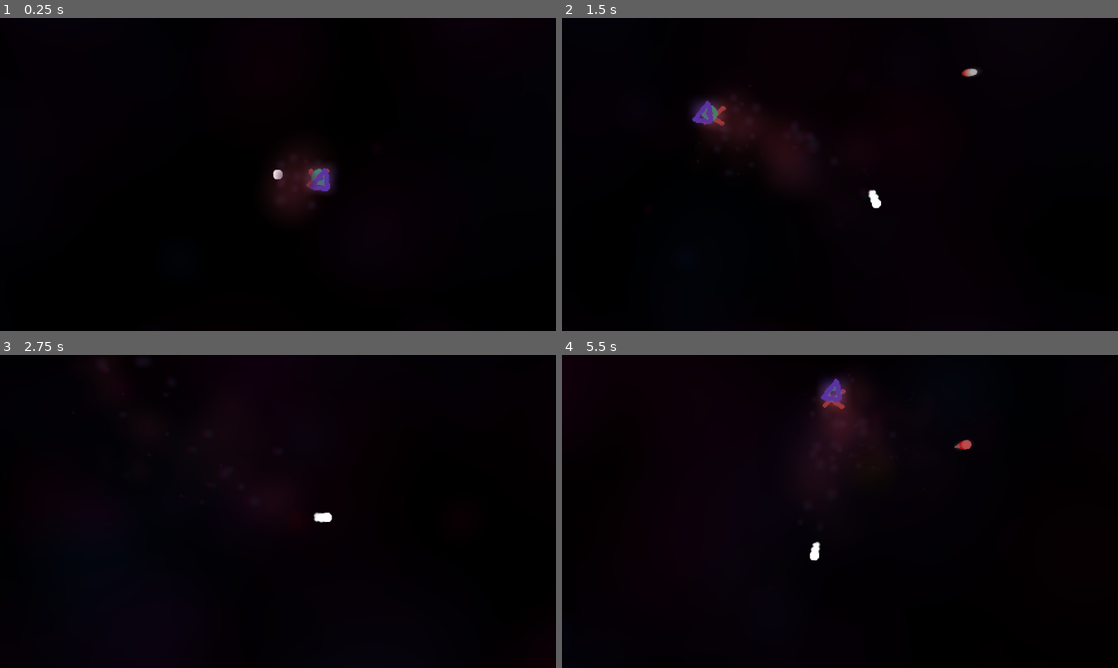
Above: before the commit, frames 1-4 (two rows, left to right).
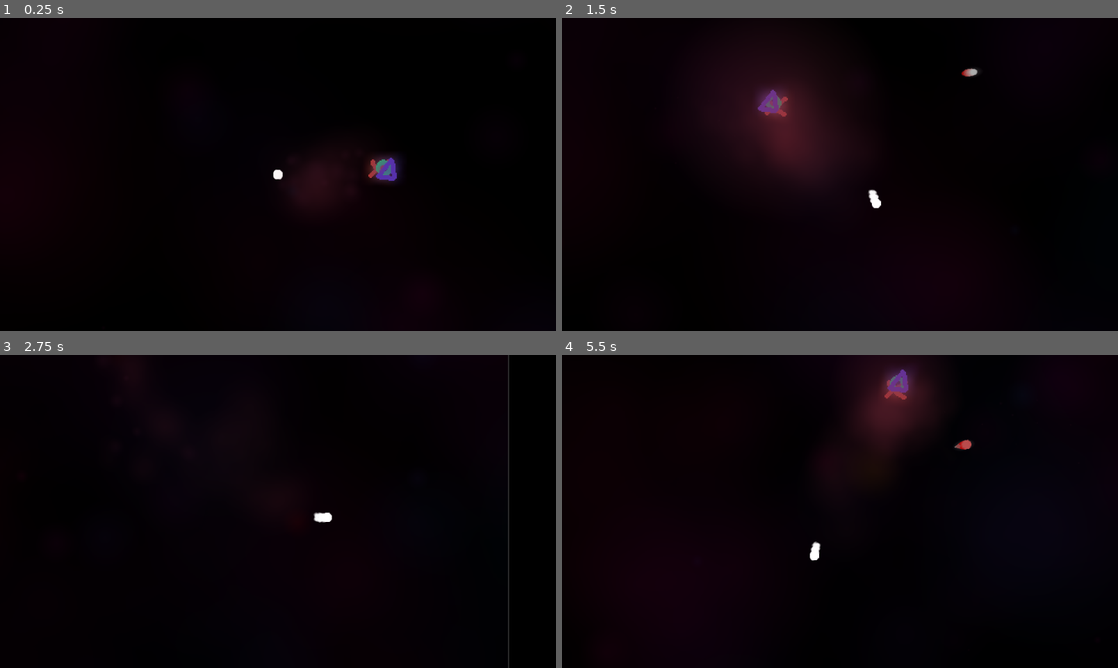
Above: after the commit, the same moments.

Repository: AlexHoratio/fuck-you-fuck-us
Game: Godot game, scene res://Scenes/Levels/1-1.tscn
Same seed, same stepped clock (60 frames per second), same inputs: the game is played once before the commit and once after it. This scene is started directly instead of the project's main scene.
Inputs (mouse positions are in pixels of both pictures, inside the frame that each line leads up to):
- Up to frame 1 (0.25 s): no input
- Up to frame 2 (1.5 s): move the mouse to (962, 158) at 0.52 s; hold Right (ui_right) 0.53-1.28 s; click (962, 158) at 0.67 s; move the mouse to (728, 190) at 1.27 s; hold Down (ui_down) from 1.28 s (still down)
- Up to frame 3 (2.75 s): move the mouse to (333, 442) at 2.02 s; release Down (ui_down) at 2.03 s; hold Right (ui_right) from 2.03 s (still down)
- Up to frame 4 (5.5 s): move the mouse to (812, 574) at 2.77 s; release Right (ui_right) at 2.78 s; hold Up (ui_up) 2.78-3.53 s; click (812, 574) at 2.92 s; move the mouse to (1006, 558) at 3.52 s; hold Left (ui_left) 3.53-5.03 s; move the mouse to (673, 464) at 4.27 s; move the mouse to (867, 511) at 5.02 s; hold Down (ui_down) from 5.03 s (still down); click (867, 511) at 5.17 s

The runs differ from the first frame. In frame 1, 1.1% of the frame differs, in the area x 49-73%, y 43-60%; in frame 2, 4.2%, in the area x 23-57%, y 14-61%; in frame 3, 0.3%; in frame 4, 3.8%.

Commit message:
level boundaries

Diff:
--- a/Prefabs/Entities/Towers/tower.tscn
+++ b/Prefabs/Entities/Towers/tower.tscn
@@ -1,11 +1,87 @@
-[gd_scene load_steps=5 format=2]
+[gd_scene load_steps=20 format=2]
 
 [ext_resource path="res://Scripts/Entities/tower.gd" type="Script" id=1]
 [ext_resource path="res://Graphics/Entities/Towers/layer1.png" type="Texture" id=2]
 [ext_resource path="res://Graphics/Entities/Towers/layer2.png" type="Texture" id=3]
 [ext_resource path="res://Graphics/Entities/Towers/layer3.png" type="Texture" id=4]
+[ext_resource path="res://Graphics/Misc/big_glow.png" type="Texture" id=5]
+[ext_resource path="res://Graphics/Misc/glow.png" type="Texture" id=6]
+
+[sub_resource type="Curve" id=21]
+_data = [ Vector2( 0, 0 ), 0.0, 0.0, 0, 0, Vector2( 0.25363, 0.984 ), 0.0, 0.0, 0, 0, Vector2( 1, 0 ), -0.899219, 0.0, 0, 0 ]
+
+[sub_resource type="CurveTexture" id=22]
+curve = SubResource( 21 )
+
+[sub_resource type="ParticlesMaterial" id=18]
+flag_disable_z = true
+spread = 180.0
+gravity = Vector3( 0, 0, 0 )
+orbit_velocity = 0.0
+orbit_velocity_random = 0.0
+scale = 8.0
+scale_curve = SubResource( 22 )
+color = Color( 0.6, 0.215686, 0.282353, 1 )
+
+[sub_resource type="Curve" id=9]
+_data = [ Vector2( 0, 0 ), 0.0, 21.8829, 0, 0, Vector2( 0.178783, 0.9796 ), 0.0, -3.00989, 0, 0, Vector2( 1, 0 ), 0.0, 0.0, 0, 0 ]
+
+[sub_resource type="CurveTexture" id=10]
+curve = SubResource( 9 )
+
+[sub_resource type="Gradient" id=23]
+offsets = PoolRealArray( 0.0147059, 0.308824, 1 )
+colors = PoolColorArray( 0, 0, 0, 1, 0.6, 0.215686, 0.282353, 1, 0.0358928, 0, 0.153817, 1 )
+
+[sub_resource type="GradientTexture" id=24]
+gradient = SubResource( 23 )
+
+[sub_resource type="ParticlesMaterial" id=8]
+trail_divisor = 9
+trail_color_modifier = SubResource( 24 )
+emission_shape = 2
+emission_box_extents = Vector3( 5, 1, 1 )
+flag_align_y = true
+flag_disable_z = true
+spread = 180.0
+gravity = Vector3( 0, 0, 0 )
+initial_velocity = 50.0
+orbit_velocity = 0.0
+orbit_velocity_random = 0.0
+scale = 4.0
+scale_random = 1.0
+scale_curve = SubResource( 10 )
+
+[sub_resource type="Gradient" id=14]
+offsets = PoolRealArray( 0, 0.654412, 1 )
+colors = PoolColorArray( 0.6, 0.215686, 0.282353, 1, 0.562803, 0.199827, 0.262745, 0.926471, 0.0941176, 0, 0.0156863, 0 )
+
+[sub_resource type="GradientTexture" id=15]
+gradient = SubResource( 14 )
+
+[sub_resource type="Curve" id=16]
+_data = [ Vector2( 0, 1 ), 0.0, 0.0, 0, 0, Vector2( 1, 0 ), -1.11303, 0.0, 0, 0 ]
+
+[sub_resource type="CurveTexture" id=17]
+curve = SubResource( 16 )
+
+[sub_resource type="ParticlesMaterial" id=13]
+emission_shape = 2
+emission_box_extents = Vector3( 5, 1, 1 )
+flag_disable_z = true
+spread = 180.0
+gravity = Vector3( 0, 0, 0 )
+initial_velocity = 20.0
+orbit_velocity = 0.0
+orbit_velocity_random = 0.0
+linear_accel = 80.46
+damping = 20.0
+scale = 2.0
+scale_curve = SubResource( 17 )
+color_ramp = SubResource( 15 )
 
 [node name="tower" type="Node2D"]
+position = Vector2( 69, 8 )
 script = ExtResource( 1 )
 
 [node name="layers" type="Node2D" parent="."]
@@ -21,3 +97,34 @@
 [node name="3" type="Sprite" parent="layers"]
 scale = Vector2( 2, 2 )
 texture = ExtResource( 4 )
+
+[node name="tether" type="Node2D" parent="."]
+
+[node name="Particles2D3" type="Particles2D" parent="tether"]
+self_modulate = Color( 1, 1, 1, 0.286275 )
+show_behind_parent = true
+amount = 4
+lifetime = 4.0
+speed_scale = 0.5
+visibility_rect = Rect2( -500, -500, 1000, 1000 )
+process_material = SubResource( 18 )
+texture = ExtResource( 5 )
+
+[node name="Particles2D" type="Particles2D" parent="tether"]
+self_modulate = Color( 1, 1, 1, 0.0196078 )
+amount = 124
+lifetime = 2.0
+explosiveness = 0.9
+visibility_rect = Rect2( -10000, -100000, 200000, 200000 )
+local_coords = false
+process_material = SubResource( 8 )
+texture = ExtResource( 6 )
+
+[node name="Particles2D2" type="Particles2D" parent="tether"]
+modulate = Color( 1, 1, 1, 0.0431373 )
+show_behind_parent = true
+amount = 64
+visibility_rect = Rect2( -100000, -100000, 200000, 200000 )
+local_coords = false
+process_material = SubResource( 13 )
+texture = ExtResource( 5 )
--- /dev/null
+++ b/Prefabs/Levels/level_boundaries.gd
@@ -0,0 +1,68 @@
+extends Node2D
+
+export(Shape2D) var boundaries
+onready var extents = boundaries.extents
+
+func _ready():
+	generate_walls_from_extents()
+
+func _process(delta):
+	update()
+
+func generate_walls_from_extents():
+	#this only works with square walls/Vector2 extents
+
+	for i in range(4):
+
+		var collision_shape = CollisionShape2D.new()
+		var shape = SegmentShape2D.new()
+
+		if i == 0:
+			shape.a = Vector2(-extents.x, -extents.y)
+			shape.b = Vector2(extents.x, -extents.y)
+		elif i == 1:
+			shape.a = Vector2(extents.x, -extents.y)
+			shape.b = Vector2(extents.x, extents.y)
+		elif i == 2:
+			shape.a = Vector2(extents.x, extents.y)
+			shape.b = Vector2(-extents.x, extents.y)
+		elif i == 3:
+			shape.a = Vector2(-extents.x, extents.y)
+			shape.b = Vector2(-extents.x, -extents.y)
+
+		collision_shape.shape = shape
+
+		get_node("StaticBody2D").add_child(collision_shape)
+
+func _draw():
+	var line = [[], []]
+	var rect = Rect2(0, 0, 0, 0)
+	var rect_distance_from_playable_area = 1000
+	for i in range(4):
+		if i == 0:
+			line[0] = Vector2(-extents.x, -extents.y)
+			line[1] = Vector2(extents.x, -extents.y)
+
+			rect.position = Vector2(-extents.x, -extents.y - rect_distance_from_playable_area)
+			rect.size = Vector2(extents.x * 4, rect_distance_from_playable_area)
+		elif i == 1:
+			line[0] = Vector2(extents.x, -extents.y)
+			line[1] = Vector2(extents.x, extents.y)
+
+			rect.position = Vector2(extents.x, -extents.y)
+			rect.size = Vector2(extents.x + rect_distance_from_playable_area, extents.y*4)
+		elif i == 2:
+			line[0] = Vector2(extents.x, extents.y)
+			line[1] = Vector2(-extents.x, extents.y)
+
+			rect.position = Vector2(-extents.x*2, extents.y)
+			rect.size = Vector2(extents.x*3, rect_distance_from_playable_area)
+		elif i == 3:
+			line[0] = Vector2(-extents.x, extents.y)
+			line[1] = Vector2(-extents.x, -extents.y)
+
+			rect.position = Vector2(-extents.x - rect_distance_from_playable_area, -extents.y*2)
+			rect.size = Vector2(rect_distance_from_playable_area, extents.y*4)
+
+		draw_line(line[0], line[1], Color(0.2, 0.2, 0.2, 1), 5)
+		draw_rect(rect, Color(0, 0, 0, 1))
--- /dev/null
+++ b/Prefabs/Levels/level_boundaries.tscn
@@ -0,0 +1,8 @@
+[gd_scene load_steps=2 format=2]
+
+[ext_resource path="res://Prefabs/Levels/level_boundaries.gd" type="Script" id=1]
+
+[node name="level_boundaries" type="Node2D"]
+script = ExtResource( 1 )
+
+[node name="StaticBody2D" type="StaticBody2D" parent="."]
--- a/Scenes/Levels/1-1.tscn
+++ b/Scenes/Levels/1-1.tscn
@@ -1,10 +1,10 @@
-[gd_scene load_steps=23 format=2]
+[gd_scene load_steps=14 format=2]
 
 [ext_resource path="res://Scenes/Levels/level.gd" type="Script" id=1]
 [ext_resource path="res://Graphics/Misc/big_glow.png" type="Texture" id=2]
 [ext_resource path="res://Prefabs/Player/player.tscn" type="PackedScene" id=3]
 [ext_resource path="res://Prefabs/Entities/Towers/tower.tscn" type="PackedScene" id=4]
-[ext_resource path="res://Graphics/Misc/glow.png" type="Texture" id=5]
+[ext_resource path="res://Prefabs/Levels/level_boundaries.tscn" type="PackedScene" id=5]
 
 [sub_resource type="Animation" id=1]
 resource_name = "fade_in"
@@ -70,62 +70,9 @@
 hue_variation = -0.28
 hue_variation_random = 0.37
 
-[sub_resource type="Curve" id=9]
-_data = [ Vector2( 0, 0 ), 0.0, 21.8829, 0, 0, Vector2( 0.178783, 0.9796 ), 0.0, -3.00989, 0, 0, Vector2( 1, 0 ), 0.0, 0.0, 0, 0 ]
-
-[sub_resource type="CurveTexture" id=10]
-curve = SubResource( 9 )
-
-[sub_resource type="Gradient" id=11]
-offsets = PoolRealArray( 0.257353, 0.404412, 0.639706 )
-colors = PoolColorArray( 0.331055, 0, 0.0574279, 1, 0.176222, 0, 0.581055, 1, 0, 0.186523, 0.135229, 1 )
-
-[sub_resource type="GradientTexture" id=12]
-gradient = SubResource( 11 )
-
-[sub_resource type="ParticlesMaterial" id=8]
-trail_divisor = 9
-trail_color_modifier = SubResource( 12 )
-emission_shape = 2
-emission_box_extents = Vector3( 5, 1, 1 )
-flag_align_y = true
-flag_disable_z = true
-spread = 180.0
-gravity = Vector3( 0, 0, 0 )
-initial_velocity = 50.0
-orbit_velocity = 0.0
-orbit_velocity_random = 0.0
-scale = 2.0
-scale_random = 1.0
-scale_curve = SubResource( 10 )
-
-[sub_resource type="Gradient" id=14]
-offsets = PoolRealArray( 0, 0.654412, 1 )
-colors = PoolColorArray( 0.6, 0.215686, 0.282353, 1, 0.562803, 0.199827, 0.262745, 0.926471, 0.0941176, 0, 0.0156863, 0 )
-
-[sub_resource type="GradientTexture" id=15]
-gradient = SubResource( 14 )
-
-[sub_resource type="Curve" id=16]
-_data = [ Vector2( 0, 1 ), 0.0, 0.0, 0, 0, Vector2( 1, 0 ), -1.11303, 0.0, 0, 0 ]
-
-[sub_resource type="CurveTexture" id=17]
-curve = SubResource( 16 )
-
-[sub_resource type="ParticlesMaterial" id=13]
-emission_shape = 2
-emission_box_extents = Vector3( 5, 1, 1 )
-flag_disable_z = true
-spread = 180.0
-gravity = Vector3( 0, 0, 0 )
-initial_velocity = 20.0
-orbit_velocity = 0.0
-orbit_velocity_random = 0.0
-linear_accel = 80.46
-damping = 20.0
-scale = 2.0
-scale_curve = SubResource( 17 )
-color_ramp = SubResource( 15 )
+[sub_resource type="RectangleShape2D" id=8]
+custom_solver_bias = 1.0
+extents = Vector2( 1000, 1000 )
 
 [node name="level" type="Node2D"]
 script = ExtResource( 1 )
@@ -169,25 +116,9 @@
 position = Vector2( 960, 540 )
 
 [node name="tower" parent="." instance=ExtResource( 4 )]
-position = Vector2( 69, 8 )
+position = Vector2( 176, -8 )
+trail_enabled = true
 
-[node name="tether" type="Node2D" parent="tower"]
-
-[node name="Particles2D" type="Particles2D" parent="tower/tether"]
-self_modulate = Color( 1, 1, 1, 0.0705882 )
-amount = 512
-lifetime = 2.0
-speed_scale = 2.0
-visibility_rect = Rect2( -10000, -100000, 200000, 200000 )
-local_coords = false
-process_material = SubResource( 8 )
-texture = ExtResource( 5 )
-
-[node name="Particles2D2" type="Particles2D" parent="tower/tether"]
-modulate = Color( 1, 1, 1, 0.0431373 )
-amount = 64
-visibility_rect = Rect2( -100000, -100000, 200000, 200000 )
-local_coords = false
-process_material = SubResource( 13 )
-texture = ExtResource( 2 )
+[node name="level_boundaries" parent="." instance=ExtResource( 5 )]
+boundaries = SubResource( 8 )
 [connection signal="animation_finished" from="CanvasLayer/ColorRect/AnimationPlayer" to="." method="_on_AnimationPlayer_animation_finished"]
--- a/Scripts/Entities/tower.gd
+++ b/Scripts/Entities/tower.gd
@@ -2,6 +2,8 @@
 
 var camera
 var player
+
+export(bool) var trail_enabled = false
 
 #onready var softnoise_script = load("res://Scripts/softnoise.gd")
 #var softnoise
@@ -27,13 +29,18 @@
 	var distance_to_player = global_position.distance_to(player.global_position)
 	var angle_to_player = global_position.angle_to_point(player.global_position)
 
-	get_node("tether/Particles2D").position = Vector2(-distance_to_player/2, 0).rotated(angle_to_player)
-	get_node("tether/Particles2D").rotation = angle_to_player
-	get_node("tether/Particles2D").process_material.emission_box_extents = Vector3(distance_to_player/2, 40 + distance_to_player*0.01, 0)
+	$tether.visible = trail_enabled
 
-	get_node("tether/Particles2D2").position = get_node("tether/Particles2D").position
-	get_node("tether/Particles2D2").rotation = angle_to_player
-	get_node("tether/Particles2D2").process_material.emission_box_extents = get_node("tether/Particles2D").process_material.emission_box_extents
+	if trail_enabled:
+		get_node("tether/Particles2D").position = Vector2(-distance_to_player/2, 0).rotated(angle_to_player)
+		get_node("tether/Particles2D").rotation = angle_to_player
+		get_node("tether/Particles2D").process_material.emission_box_extents = Vector3(distance_to_player/2, 40 + distance_to_player*0.01, 0)
+
+		get_node("tether/Particles2D2").position = get_node("tether/Particles2D").position
+		get_node("tether/Particles2D2").rotation = angle_to_player
+		get_node("tether/Particles2D2").process_material.emission_box_extents = get_node("tether/Particles2D").process_material.emission_box_extents
+
+		get_node("tether/Particles2D3").emitting = global_position.distance_to(player.global_position) < 300
 
 
 #func _draw():
